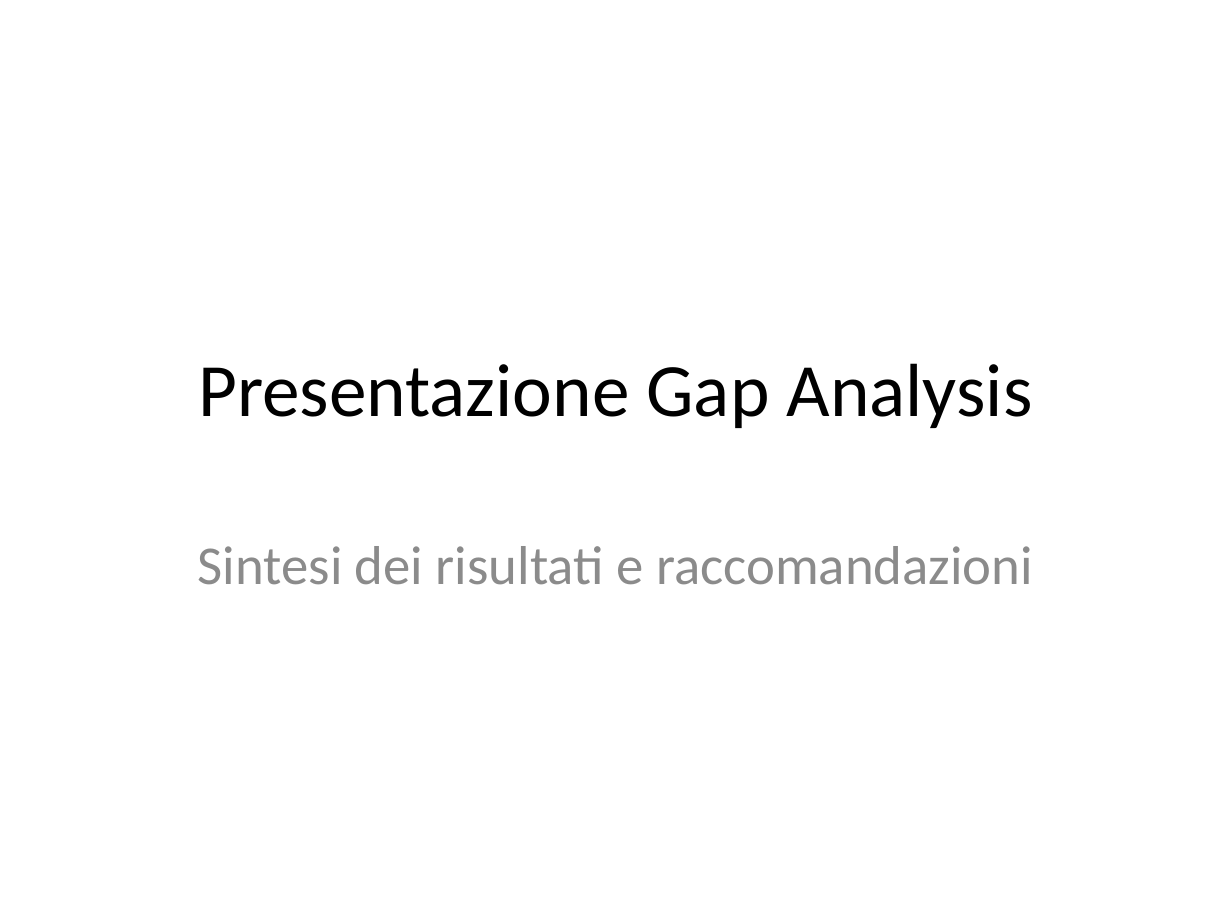
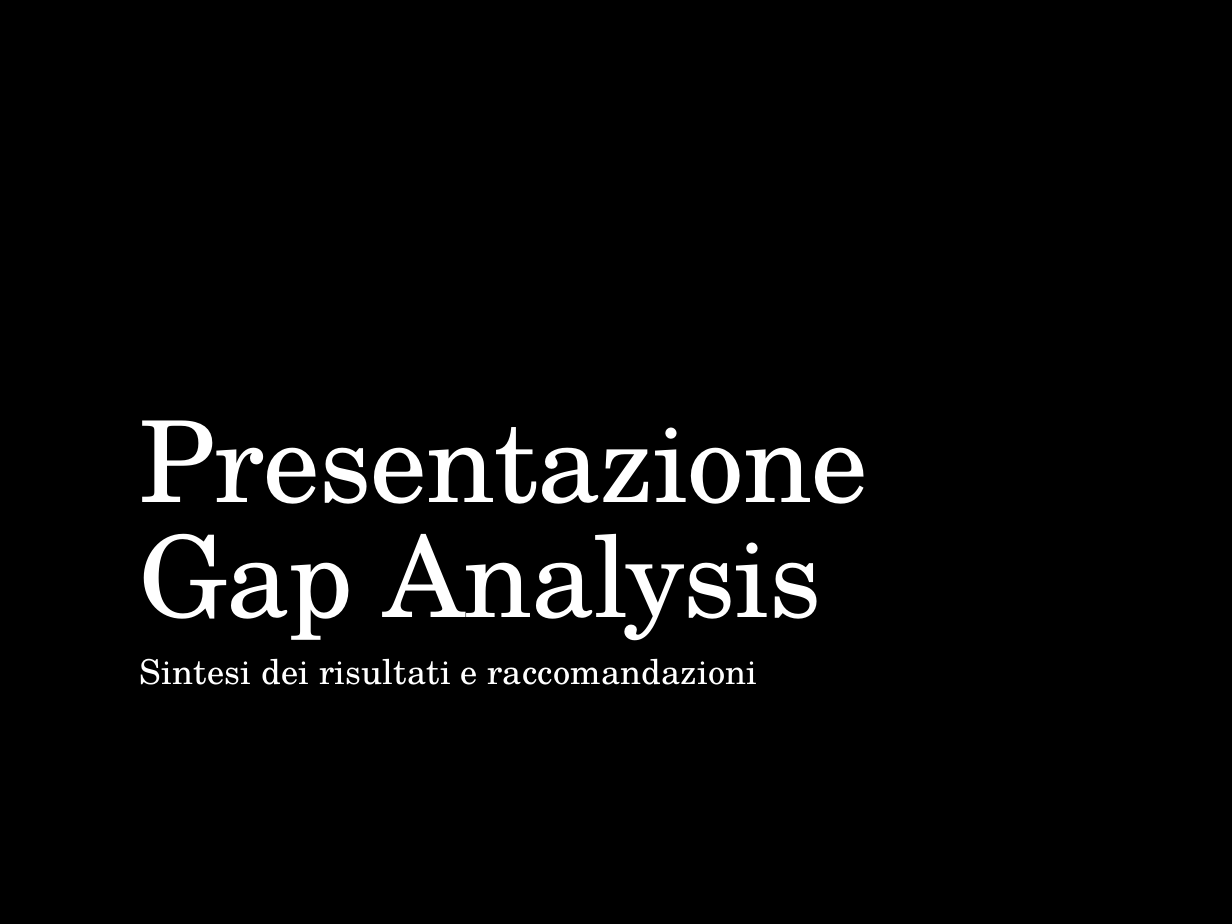
Before and after one commit to andycruccas92/Portfolio, a slide deck: slide 1 of templates_tmp/Template_Presentazione_Gap_Analysis.pptx. Drawn at 1232x924 pixels with LibreOffice and Linux fonts; fonts in the diff are those of the drawing; background and template pictures are left out. Boxes give left, top, right and bottom in pixels: in the first picture for what was removed or moved away, otherwise in the second. Text is boxed around its words. In the diff, an @@ line names an element or a change of style, - is before the commit and + after.

```diff
--- a/templates_tmp/Template_Presentazione_Gap_Analysis.pptx
+++ b/templates_tmp/Template_Presentazione_Gap_Analysis.pptx
@@ background #FFFFFF to picture (left out) @@
@@ rectangle added at <box>0,0,47,924</box>, fill #6F6F74 @@
@@ rectangle added at <box>0,0,1232,924</box>, fill #000000 @@
@@ title "Presentazione Gap Analysis": place and size @@
-title "Presentazione Gap Analysis" at <box>198,363,1033,428</box>
+title "Presentazione Gap Analysis" at <box>140,420,868,641</box>
@@ title "Presentazione Gap Analysis" at <box>140,420,868,641</box>: size 44 to 66 pt, font Calibri to TeX Gyre Schola, text colour #000000 to #FFFFFF, letter spacing 0 to -0.5 pt; alignment centre to left; line spacing 1 to 0.85; vertical alignment middle to bottom @@
@@ subtitle "Sintesi dei risultati e raccomandazioni": place and size @@
-subtitle "Sintesi dei risultati e raccomandazioni" at <box>198,546,1033,585</box>
+subtitle "Sintesi dei risultati e raccomandazioni" at <box>140,658,758,685</box>
@@ subtitle "Sintesi dei risultati e raccomandazioni" at <box>140,658,758,685</box>: size 32 to 20 pt, font Calibri to TeX Gyre Schola, text colour #8C8C8C to #FFFFFF, letter spacing 0 to 0.1 pt; alignment centre to left; line spacing 1 to 0.95; more space between paragraphs @@
```
Also in this commit, not shown: 5 other slides changed, 12 other files.
